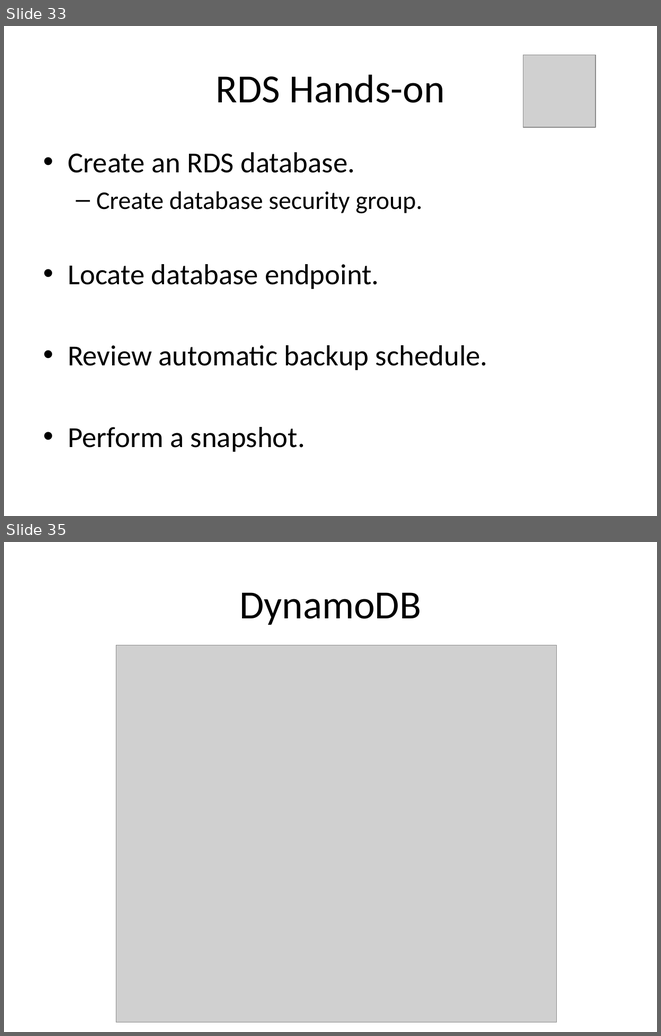
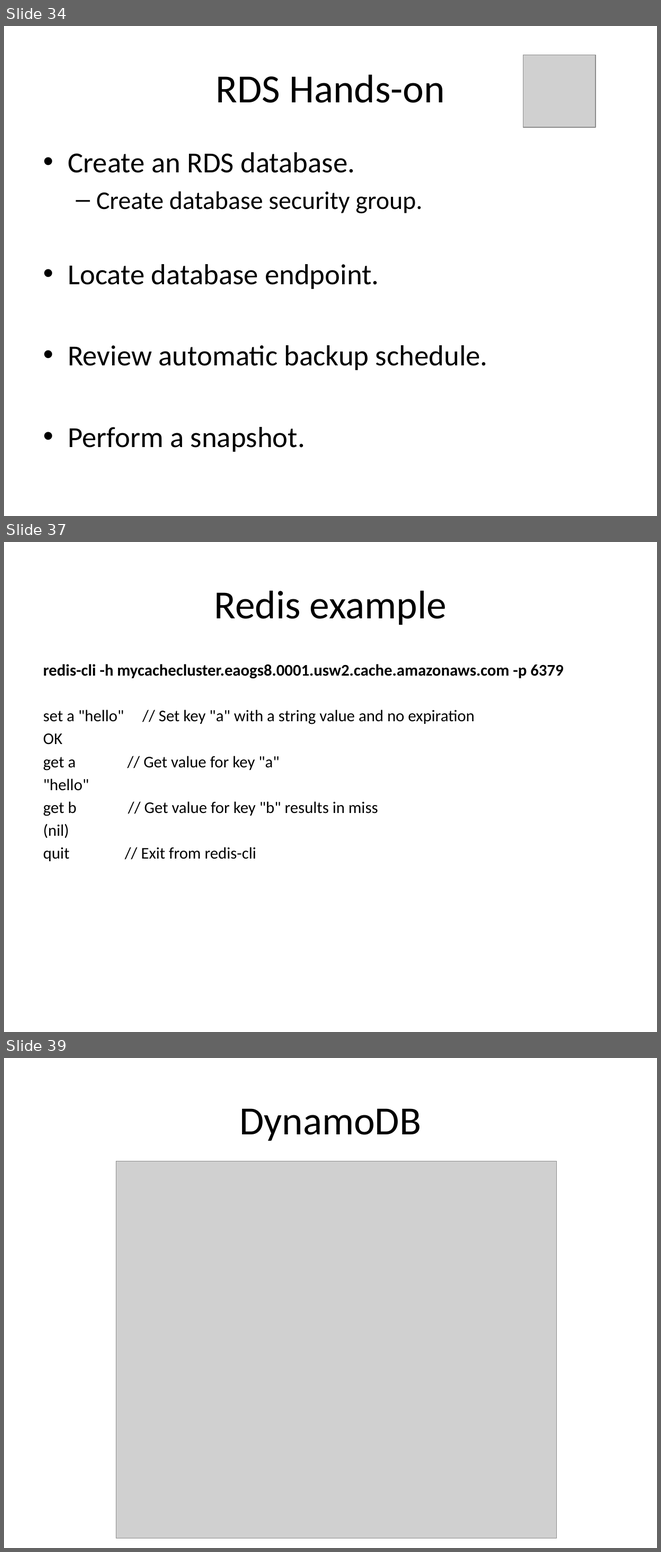
Before and after one commit to jasondbaker/infrastructure-class, a slide deck: lectures/infrastructure-week-4.pptx. Shown one above the other, each under a label of ours: slides 33 and 35 before the commit, slides 34, 37 and 39 after it; the slides between them are not shown. The pictures are 661x1036 and 661x1552 pixels, drawn with LibreOffice and Linux fonts; fonts in the diff are those of the drawing; grey boxes stand for pictures. Boxes give left, top, right and bottom in pixels: in the first picture for what was removed or moved away, otherwise in the second. Text is boxed around its words. In the diff, an @@ line names an element or a change of style, - is before the commit and + after.

```diff
--- a/lectures/infrastructure-week-4.pptx
+++ b/lectures/infrastructure-week-4.pptx
@@ slide 37 added at (4, 542, 657, 1032), background #FFFFFF @@
@@ title added at (214, 590, 447, 625), 44 pt, text #000000 @@
+Redis example
@@ text added at (43, 664, 563, 861), 18 pt, text #000000 @@
+redis-cli -h mycachecluster.eaogs8.0001.usw2.cache.amazonaws.com -p 6379
+set a "hello" // Set key "a" with a string value and no expiration
+OK
+get a // Get value for key "a"
+"hello"
+get b // Get value for key "b" results in miss
+(nil)
+quit // Exit from redis-cli
@@ what was slide 33 is now slide 34 @@
@@ what was slide 35 is now slide 39 @@
```
Also in this commit, not shown: 7 slides changed, 7 other slides added, 1 slide removed.
